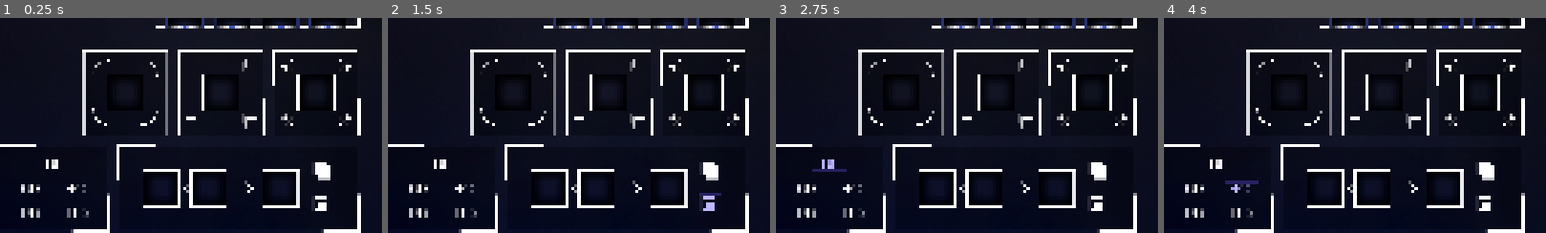
Above: before the commit, frames 1-4 (left to right).
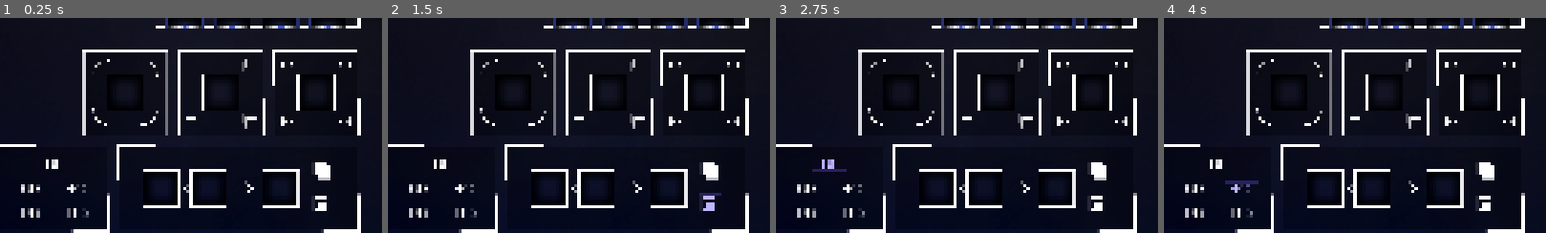
Above: after the commit, the same moments.

Repository: Jfred94/waveform-generator
Game: Godot game, scene res://Scenes/Game/game.tscn
The game is run twice, just before and just after one commit, with the same random seed, the same clock (stepped at 60 frames per second) and the same inputs.
Inputs (mouse positions are % of the whole screen's width and height, from its top left):
- Up to frame 1 (0.25 s): no input
- Up to frame 2 (1.5 s): click (92, 81) at 0.5 s; click (92, 89) at 1.25 s
- Up to frame 3 (2.75 s): click (57, 79) at 2 s
- Up to frame 4 (4 s): click (54, 85) at 2.75 s; click (60, 85) at 3.5 s
The pictures show only the part of the screen within x 50-100%, y 45-95%; the shares and areas given below are measured in that part.

The runs differ from the first frame. In frame 1, 0.4% of the frame differs, in the area x 73-92%, y 19-51%; in frame 2, 0.4%; in frame 3, 0.4%; in frame 4, 0.4%.

Commit message:
flip horizontal

Diff:
--- a/WaveformGenerator/Scenes/Game/GamePanel/flip_panel.gd
+++ b/WaveformGenerator/Scenes/Game/GamePanel/flip_panel.gd
@@ -92,4 +92,13 @@
 		slot.docked_tile.shape_type = Game.Shape.SMALL_RECTANGLE_X_SMALL_INV_CIRCLE
 	else:
 		pass
+
+	if (slot.docked_tile.shape_rotation == Tile.ShapeRotation.TOP_LEFT):
+		slot.docked_tile.shape_rotation = Tile.ShapeRotation.TOP_RIGHT
+	elif (slot.docked_tile.shape_rotation == Tile.ShapeRotation.TOP_RIGHT):
+		slot.docked_tile.shape_rotation = Tile.ShapeRotation.TOP_LEFT
+	elif (slot.docked_tile.shape_rotation == Tile.ShapeRotation.BOTTOM_LEFT):
+		slot.docked_tile.shape_rotation = Tile.ShapeRotation.BOTTOM_RIGHT
+	else:
+		slot.docked_tile.shape_rotation = Tile.ShapeRotation.BOTTOM_LEFT
 	slot.docked_tile.update_shape()
--- a/WaveformGenerator/Scenes/Game/GamePanel/flip_panel.tscn
+++ b/WaveformGenerator/Scenes/Game/GamePanel/flip_panel.tscn
@@ -12,5 +12,4 @@
 [node name="background" type="Sprite2D" parent="."]
 texture = ExtResource("2_grkiu")
 
-[node name="Slot" parent="." node_paths=PackedStringArray("panel") instance=ExtResource("3_grkiu")]
-panel = NodePath("..")
+[node name="Slot" parent="." instance=ExtResource("3_grkiu")]
Binary file changed: WaveformGenerator/Sprites/flip panel.png
